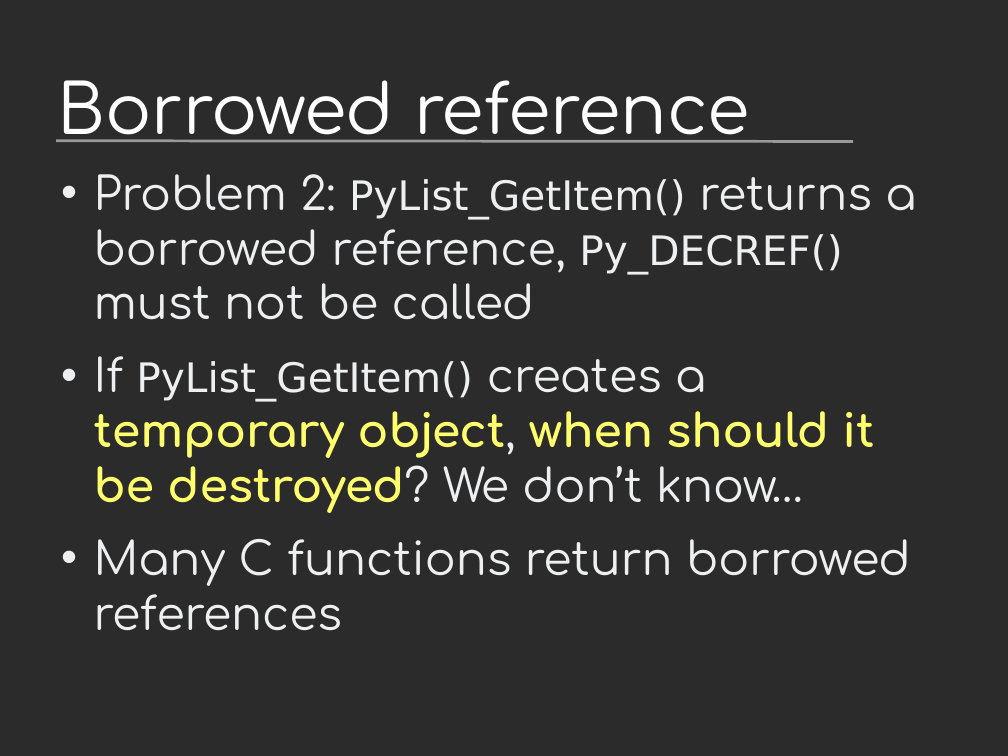
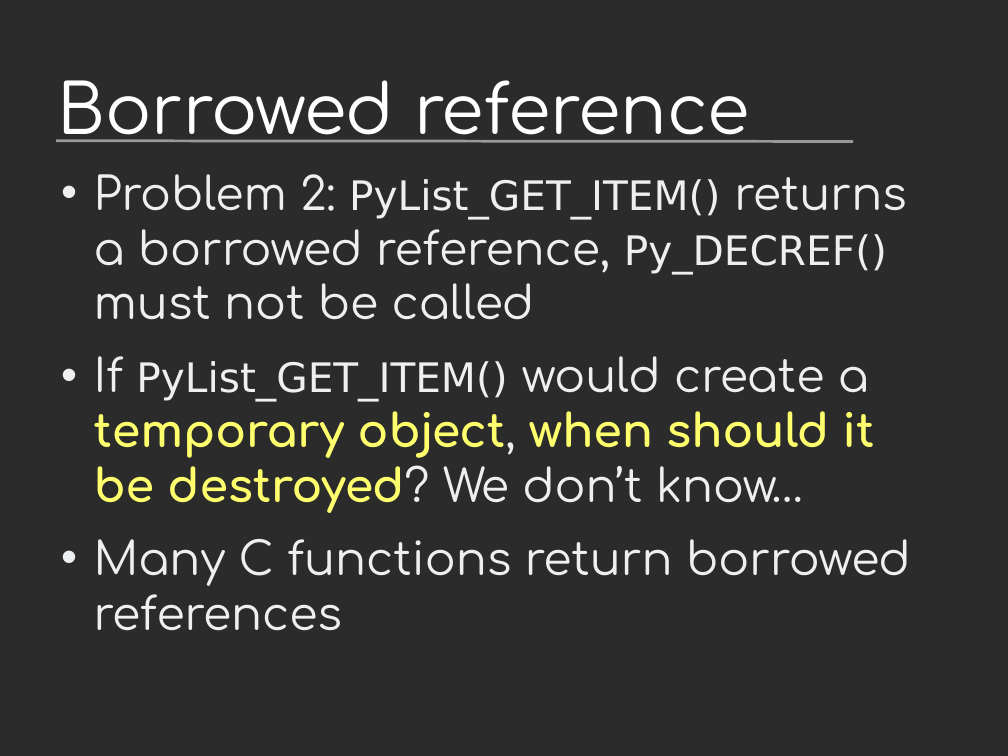
Before and after one commit to vstinner/talks, a slide deck: slide 31 of 2019-EuroPython/python_performance.odp (slide 28 before the commit). Drawn at 1008x756 pixels with LibreOffice and Linux fonts; fonts in the diff are those of the drawing; background and template pictures are left out; a plain dark background stands for a picture behind light text. Boxes give left, top, right and bottom in pixels: in the first picture for what was removed or moved away, otherwise in the second. Text is boxed around its words. In the diff, an @@ line names an element or a change of style, - is before the commit and + after.

```diff
--- a/2019-EuroPython/python_performance.odp
+++ b/2019-EuroPython/python_performance.odp
@@ text at (x1=94, y1=174, x2=906, y2=513): text changed @@
-• Problem 2: PyList_GetItem() returns a borrowed reference, Py_DECREF() must not be called
-• If PyList_GetItem() creates a temporary object, when should it be destroyed? We don’t know…
+• Problem 2: PyList_GET_ITEM() returns a borrowed reference, Py_DECREF() must not be called
+• If PyList_GET_ITEM() would create a temporary object, when should it be destroyed? We don’t know…
```
Also in this commit, not shown: 19 other slides changed, 6 slides added, 1 other file.
